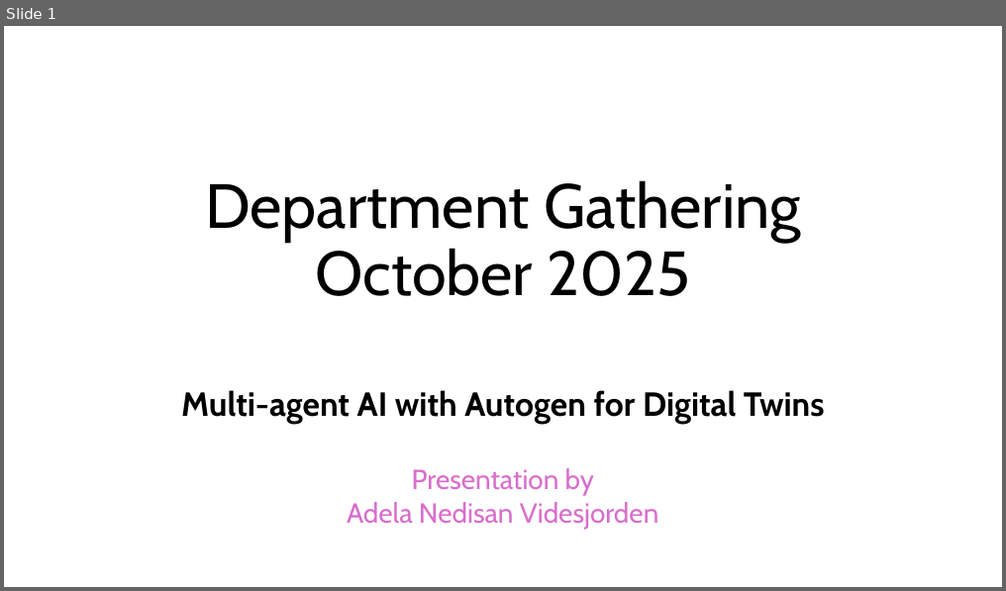
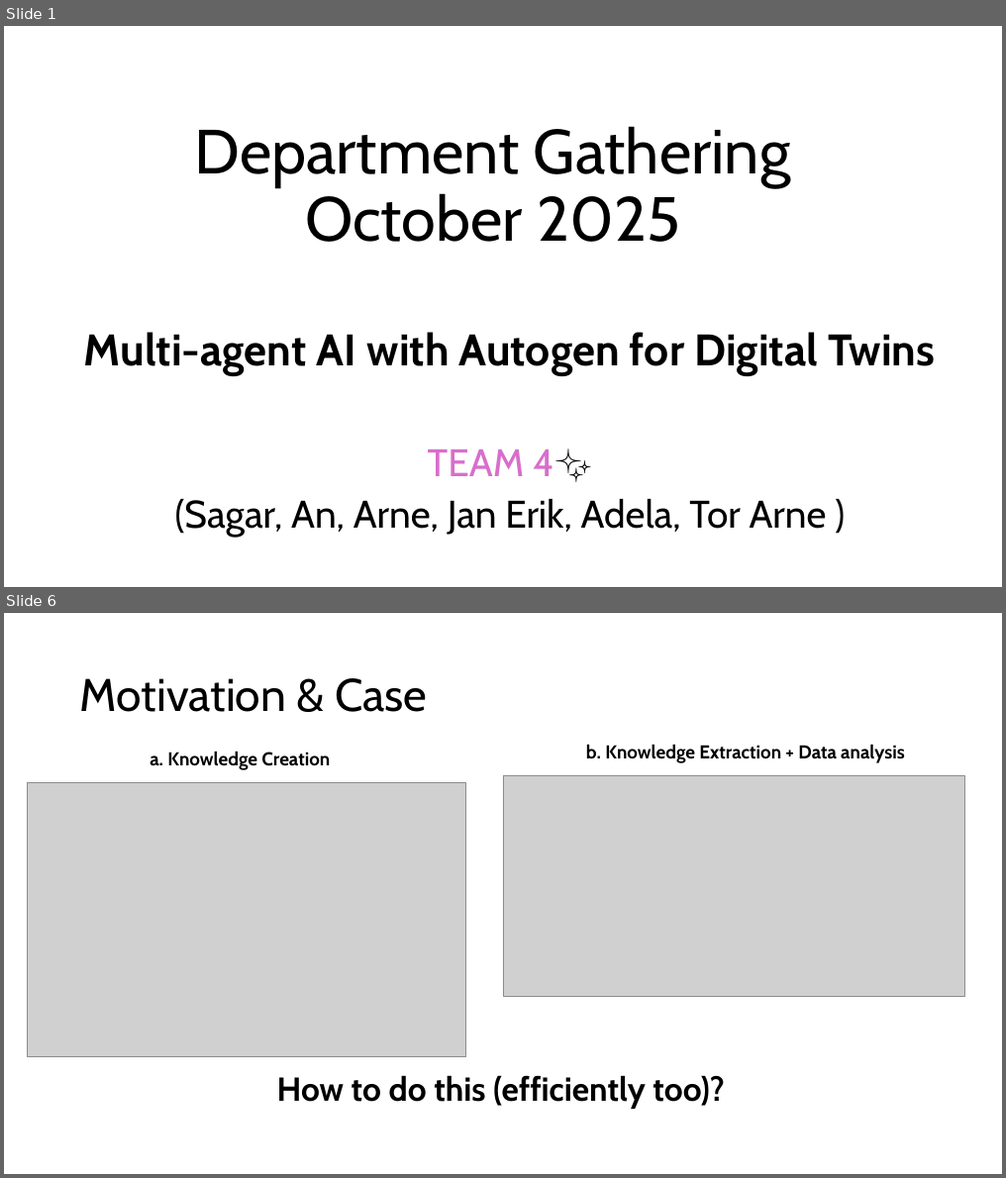
Before and after one commit to adelanv/DepartmentGathering-2025, a slide deck: Multi-agent4DT.pptx. Shown one above the other, each under a label of ours: slide 1 before the commit, slides 1 and 6 after it; the slides between them are not shown. The pictures are 1006x591 and 1006x1178 pixels, drawn with LibreOffice and Linux fonts; fonts in the diff are those of the drawing; grey boxes stand for pictures. Boxes give left, top, right and bottom in pixels: in the first picture for what was removed or moved away, otherwise in the second. Text is boxed around its words. In the diff, an @@ line names an element or a change of style, - is before the commit and + after.

```diff
--- a/Multi-agent4DT.pptx
+++ b/Multi-agent4DT.pptx
@@ slide 6 added at box(4, 613, 1002, 1174), background #FFFFFF @@
@@ title added at box(80, 678, 427, 712), 44 pt, text #000000 @@
+Motivation & Case
@@ text added at box(150, 751, 330, 770), 18 pt, text #000000, bold @@
+a. Knowledge Creation
@@ text added at box(586, 744, 905, 763), 18 pt, text #000000, bold @@
+b. Knowledge Extraction + Data analysis
@@ picture added at box(27, 783, 465, 1058) @@
@@ picture added at box(503, 775, 965, 995) @@
@@ text added at box(277, 1075, 724, 1109), 32 pt, text #000000, bold @@
+How to do this (efficiently too)?
@@ slide 1 changed as well @@
@@ title "Department Gathering October 2025": place and size @@
-title "Department Gathering October 2025" at box(205, 180, 801, 296)
+title "Department Gathering October 2025" at box(195, 126, 791, 242)
@@ subtitle "Multi-agent AI with Autogen for ...": place and size @@
-subtitle "Multi-agent AI with Autogen for ..." at box(181, 390, 825, 530)
+subtitle "Multi-agent AI with Autogen for ..." at box(84, 332, 935, 537)
@@ subtitle at box(84, 332, 935, 375): size 32.2 to 42.5 pt in "Multi-agent AI with Autogen for Digital Twins"; line spacing 0.7 to 0.9 @@
@@ subtitle at box(175, 449, 827, 537): text changed; size 26.6 to 37 pt; text colour #D86ECC to #000000 @@
-Presentation by
-Adela Nedisan Videsjorden
+TEAM 4✨
+(Sagar, An, Arne, Jan Erik, Adela, Tor Arne )
```
Also in this commit, not shown: 1 other slide changed, 10 other slides added, 1 slide removed, 1 other file.
